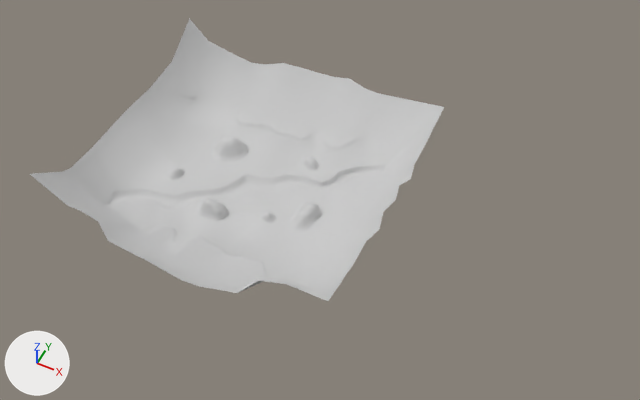
A saved change to the FBX model Assets/_Project/ArtAssets/Models/Terrains/s7_sencepvefight_6_uv.FBX.
One viewpoint serves both versions: a 50 mm lens placed at (354.0, -583.0, 696.0), pointed at (90.0, -56.0, 37.0). Every picture has the same lights, and +X, +Y and +Z are marked at lower left. Both versions are drawn at frame 1 of the action 'Take 001'; the numbers are the values there.
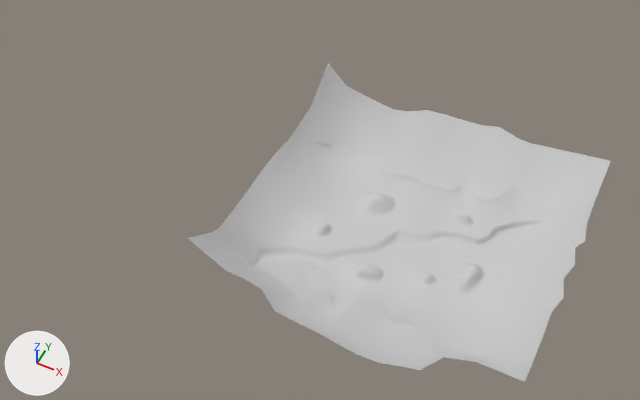
The change, as a diff of the scene's bpy script:
```diff
--- a/Assets/_Project/ArtAssets/Models/Terrains/s7_sencepvefight_6_uv.FBX.py
+++ b/Assets/_Project/ArtAssets/Models/Terrains/s7_sencepvefight_6_uv.FBX.py
@@ ob_box001 @@
 ob_box001 = bpy.data.objects.new('Box001', me_mesh)
-ob_box001.location = (-175.7, -86.1, 0.0)
+ob_box001.location = (0.0, -86.1, 0.0)
```

Where the change shows, as pixel boxes [x1, y1, x2, y2] in the pictures (640 x 400 px):
'Box001', moved
    before: [30, 18, 444, 301]
    after: [188, 63, 611, 382]
